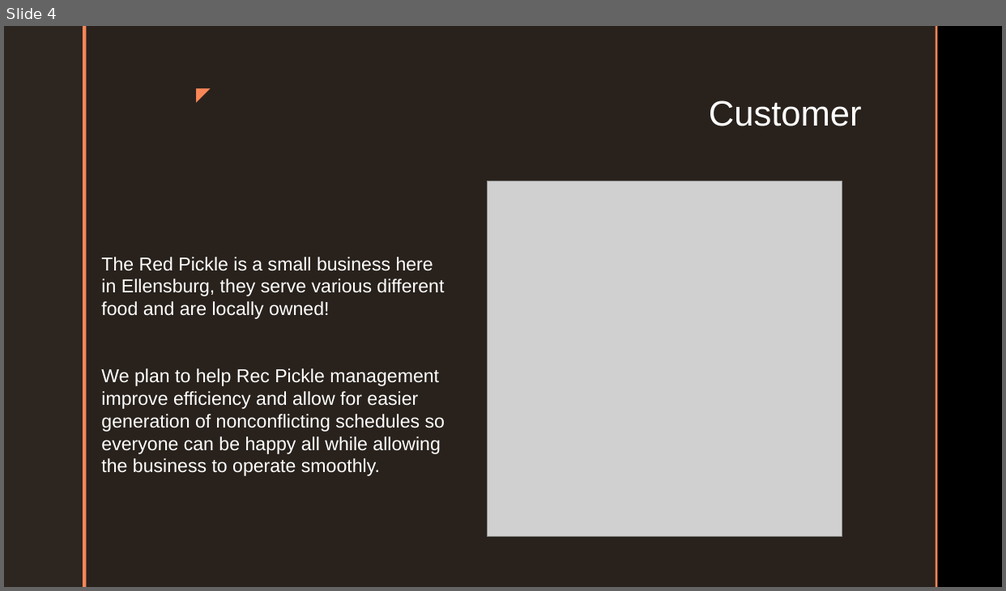
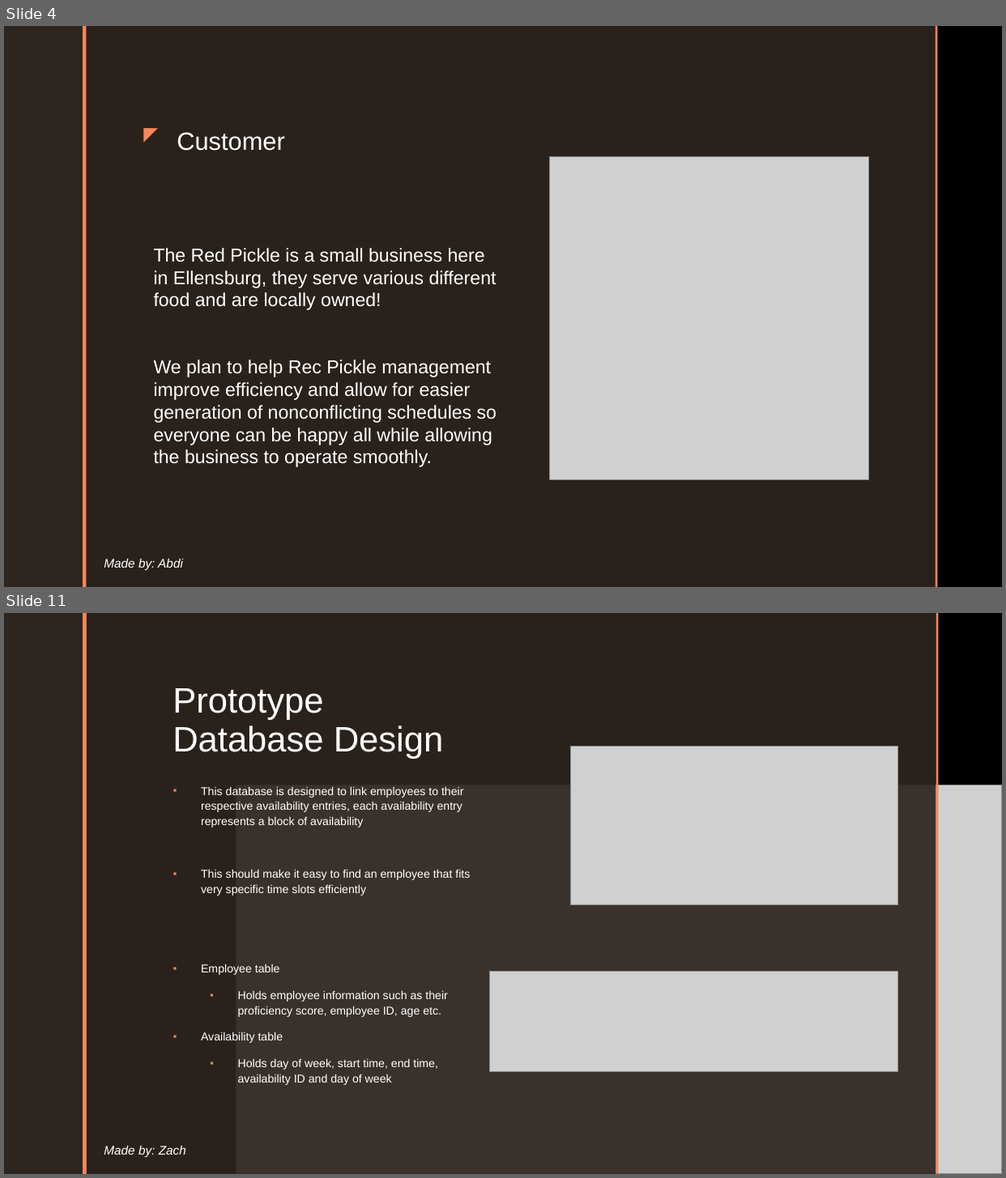
Before and after one commit to cushonz/Capstone_Project, a slide deck: individual_Work/homework/Midterm_presentation.pptx. Shown one above the other, each under a label of ours: slide 4 before the commit, slides 4 and 11 after it; the slides between them are not shown. The pictures are 1006x591 and 1006x1178 pixels, drawn with LibreOffice and Linux fonts; fonts in the diff are those of the drawing; grey boxes stand for pictures; background and template pictures are left out. Boxes give left, top, right and bottom in pixels: in the first picture for what was removed or moved away, otherwise in the second. Text is boxed around its words. In the diff, an @@ line names an element or a change of style, - is before the commit and + after.

Commit message:
Database

```diff
--- a/individual_Work/homework/Midterm_presentation.pptx
+++ b/individual_Work/homework/Midterm_presentation.pptx
@@ slide 11 added at [4, 613, 1002, 1174], background picture (left out); not listed: 2 template elements that a slide beside it also shows @@
@@ rectangle added at [4, 613, 1002, 1174], fill #000000 @@
@@ rectangle added at [4, 613, 83, 1174], fill #2D251F @@
@@ rectangle added at [83, 613, 87, 1174], fill #F98657 @@
@@ rectangle added at [87, 613, 936, 1174], fill #2D251F at 92% opacity @@
@@ rectangle added at [936, 613, 938, 1174], fill #F98657 @@
@@ title added at [172, 688, 444, 759], 34 pt, text #FFFFFF @@
+Prototype Database Design
@@ picture added at [571, 747, 898, 905] @@
@@ text added at [201, 786, 470, 1085], 11 pt, text #FFFFFF @@
+▪ This database is designed to link employees to their respective availability entries, each availability entry represents a block of availability
+▪ This should make it easy to find an employee that fits very specific time slots efficiently
+▪ Employee table
+  ▪ Holds employee information such as their proficiency score, employee ID, age etc.
+▪ Availability table
+  ▪ Holds day of week, start time, end time, availability ID and day of week
@@ picture added at [236, 786, 1002, 1174] @@
@@ picture added at [490, 972, 898, 1072] @@
@@ text added at [104, 1146, 186, 1157], 12 pt, text #FFFFFF, italic @@
+Made by: Zach
@@ slide 4 changed as well @@
@@ title "Customer": place and size @@
-title "Customer" at [709, 101, 862, 126]
+title "Customer" at [177, 132, 284, 151]
@@ title "Customer" at [177, 132, 284, 151]: size 34 to 24 pt; alignment right to left; vertical alignment top to bottom @@
@@ text "◤": place and size @@
-text "◤" at [184, 79, 217, 109]
+text "◤" at [131, 118, 165, 148]
@@ text "The Red Pickle is a ...": place and size @@
-text "The Red Pickle is a ..." at [101, 257, 445, 476]
+text "The Red Pickle is a ..." at [154, 248, 496, 467]
@@ picture: place and size @@
-picture at [488, 181, 842, 536]
+picture at [550, 156, 868, 480]
@@ text added at [104, 559, 183, 570], 12 pt, text #FFFFFF, italic @@
+Made by: Abdi
```
Also in this commit, not shown: 5 other slides changed, 14 other slides added, 7 slides removed, 2 other files.
